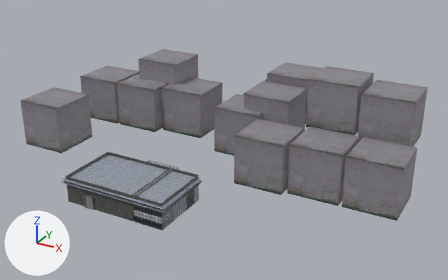
Renders of the glTF model Assets/Meshes/restaurant.glb from each side of a commit.
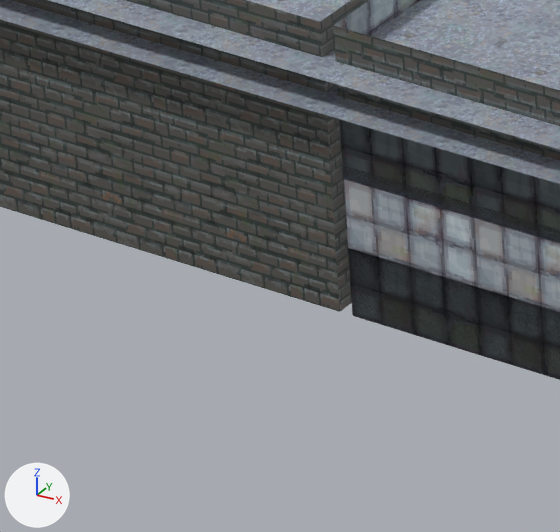
The first picture shows the older version from a 50 mm camera at (45.0, -64.2, 45.1) aimed at (0.4, 17.0, 4.5). The close-ups show both versions on the part from 23% to 34% of the width and 69% to 86% of the height of that picture; other places that the commit changed are outside them. The axes (+X, +Y, +Z) are drawn at lower left. The lights are the same throughout. Where no turn or scale is listed for an object, it has been applied to the vertices.

Script lines for the objects in view, before the commit:
```python
me_cube_001 = bpy.data.meshes.new('Cube.001')
me_cube_001.from_pydata(...)  # 40 vertices, 72 faces; spans x -1.8..2.8, y -4.8..-3.8, z 0.0..3.0
me_cube_001.materials.append(mat_metaltrim)  # picture img_metaltrim1
me_plane = bpy.data.meshes.new('Plane')
me_plane.from_pydata(...)  # 311 vertices, 472 faces; spans x -13.8..2.8, y -5.0..7.1, z 0.0..4.2
# faces by material slot: [222, 184, 66]
me_plane.materials.append(mat_brickwall)  # picture img_brickwall1
me_plane.materials.append(mat_floor)  # picture img_tilefloor1
me_plane.materials.append(mat_concrete)  # picture img_concrete1
me_plane_009 = bpy.data.meshes.new('Plane.009')
me_plane_009.from_pydata(...)  # 8 vertices, 4 faces; spans x -14.5..3.5, y -5.3..4.9, z 3.2..3.7
me_plane_009.materials.append(mat_ceiling)  # picture img_ceiling1
ob_ceiling = bpy.data.objects.new('Ceiling', me_plane_009)
ob_ceiling.location = (0.0, 0.0, 0.0)
ob_furniture_col = bpy.data.objects.new('Furniture-col', me_cube_001)
ob_furniture_col.location = (0.0, 0.0, 0.0)
ob_levelgeo_col = bpy.data.objects.new('LevelGeo-col', me_plane)
ob_levelgeo_col.location = (0.0, 0.0, 0.0)
```
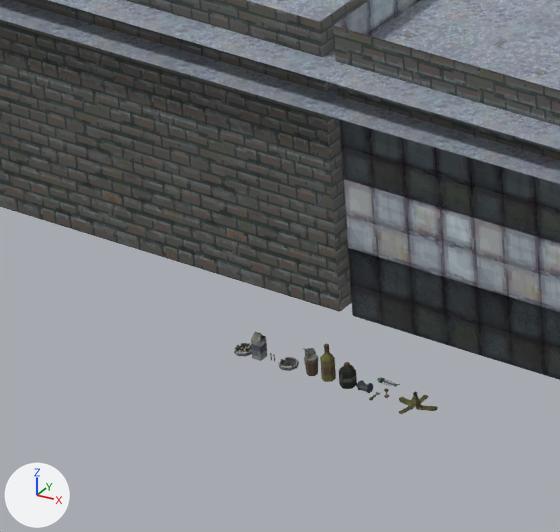
Boxes (x1, y1, x2, y2) around the edits, measured in the close-ups (560 x 532 px):
'bottle1', added
    after: (320, 344, 336, 382)
'bottle2', added
    after: (339, 362, 357, 389)
'milk', added
    after: (251, 331, 267, 361)
'banana peel', added
    after: (399, 391, 438, 414)
'soda', added
    after: (303, 348, 318, 376)
'empty ashtray', added
    after: (278, 357, 299, 371)
'full ashtray', added
    after: (234, 343, 252, 357)
'crushed can', added
    after: (356, 380, 373, 393)
'fish', added
    after: (377, 377, 400, 387)
'food can', added
    after: (305, 348, 316, 356)

The change, as a diff of the scene's bpy script:
```diff
--- a/Assets/Meshes/restaurant.glb.py
+++ b/Assets/Meshes/restaurant.glb.py
@@ ob_banana_peel @@
+ob_banana_peel = bpy.data.objects.new('banana peel', me_cube_034)  # 108 vertices, 210 faces; spans x -0.263..0.287, y -0.247..0.256, z -0.034..0.176; in mat_props2 (picture img_props2_defaultmaterial_basecolor)
+ob_banana_peel.location = (0.17, -6.18, 0.04)
@@ ob_bottle1 @@
+ob_bottle1 = bpy.data.objects.new('bottle1', me_circle_013)  # 24 vertices, 44 faces; spans x -0.077..0.077, y -0.089..0.089, z -0.293..0.197; in mat_props2 (picture img_props2_defaultmaterial_basecolor)
+ob_bottle1.location = (-1.15, -6.18, 0.3)
@@ ob_bottle2 @@
+ob_bottle2 = bpy.data.objects.new('bottle2', me_circle_012)  # 30 vertices, 56 faces; spans x -0.095..0.095, y -0.109..0.109, z -0.205..0.106; in mat_props2 (picture img_props2_defaultmaterial_basecolor)
+ob_bottle2.location = (-0.85, -6.18, 0.21)
@@ ob_crushed_can @@
+ob_crushed_can = bpy.data.objects.new('crushed can', me_circle_011)  # 48 vertices, 92 faces; spans x -0.095..0.102, y -0.065..0.066, z -0.054..0.059; in mat_props2 (picture img_props2_defaultmaterial_basecolor)
+ob_crushed_can.location = (-0.6, -6.18, 0.06)
@@ ob_empty_ashtray @@
+ob_empty_ashtray = bpy.data.objects.new('empty ashtray', me_circle_010)  # 96 vertices, 188 faces; spans x -0.127..0.127, y -0.127..0.127, z -0.03..0.023; in mat_props2 (picture img_props2_defaultmaterial_basecolor)
+ob_empty_ashtray.location = (-1.77, -6.18, 0.04)
@@ ob_fish @@
+ob_fish = bpy.data.objects.new('fish', me_circle_020)  # 220 vertices, 404 faces; spans x -0.183..0.145, y -0.062..0.066, z -0.024..0.024; in mat_props2 (picture img_props2_defaultmaterial_basecolor)
+ob_fish.location = (-0.42, -5.93, 0.03)
@@ ob_food_can @@
+ob_food_can = bpy.data.objects.new('food can', me_circle_009)  # a 6-sided cylinder along z spanning x -0.059..0.059, y -0.068..0.068, z -0.078..0.078; in mat_props2 (picture img_props2_defaultmaterial_basecolor)
+ob_food_can.location = (-1.6, -5.95, 0.09)
@@ ob_full_ashtray @@
+ob_full_ashtray = bpy.data.objects.new('full ashtray', me_circle_034)  # 258 vertices, 488 faces; spans x -0.13..0.124, y -0.13..0.123, z -0.03..0.023; in mat_props2 (picture img_props2_defaultmaterial_basecolor)
+ob_full_ashtray.location = (-2.46, -6.18, 0.05)
@@ ob_milk @@
+ob_milk = bpy.data.objects.new('milk', me_circle_035)  # 18 vertices, 30 faces; spans x -0.069..0.069, y -0.069..0.069, z -0.241..0.118; in mat_props2 (picture img_props2_defaultmaterial_basecolor)
+ob_milk.location = (-2.22, -6.18, 0.25)
@@ ob_soda @@
+ob_soda = bpy.data.objects.new('soda', me_circle_026)  # 48 vertices, 92 faces; spans x -0.082..0.115, y -0.089..0.09, z -0.246..0.091; in mat_props2 (picture img_props2_defaultmaterial_basecolor)
+ob_soda.location = (-1.44, -6.18, 0.25)
```
